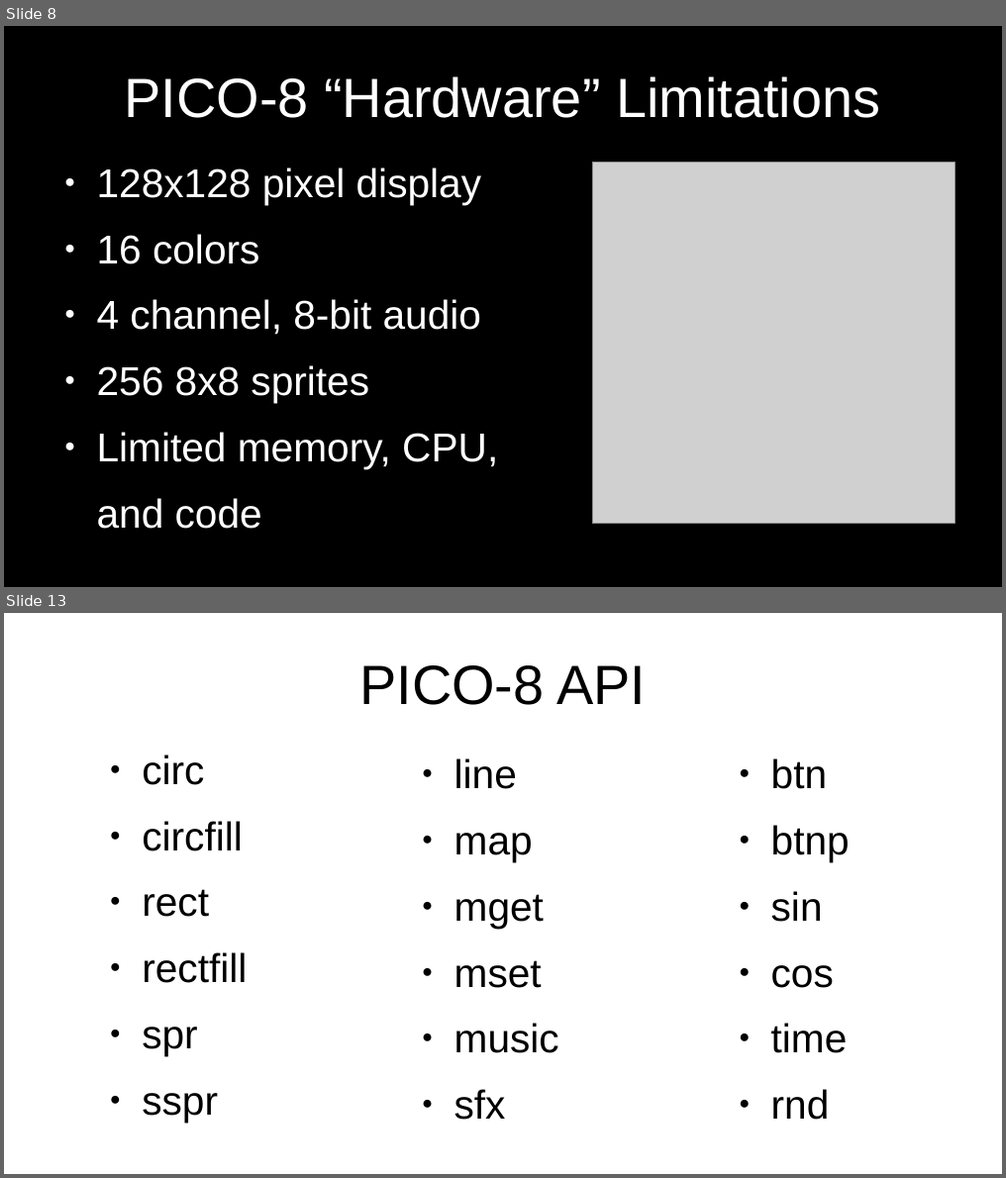
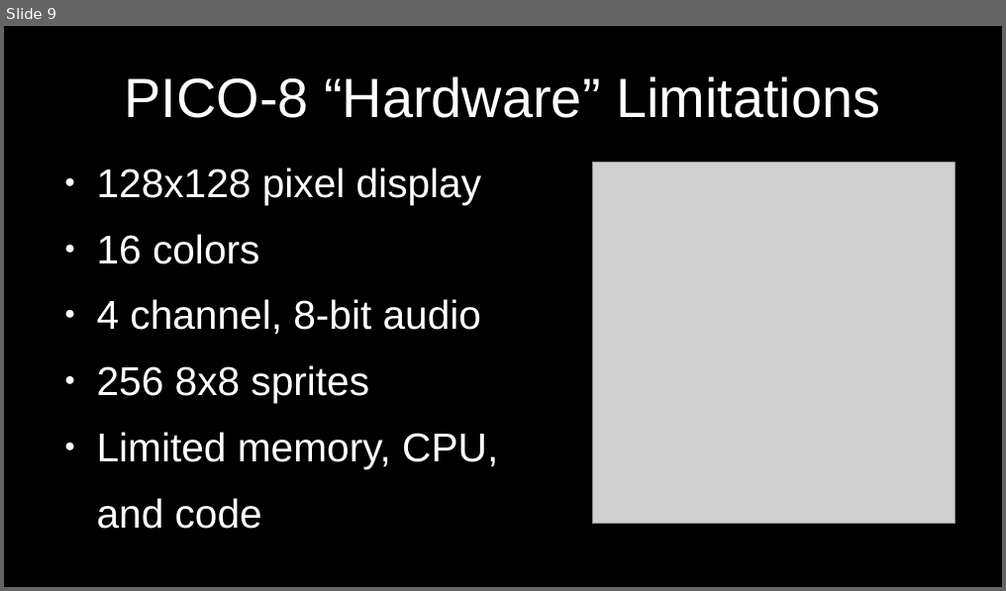
Before and after one commit to MiniMechMedia/pico8-games, a slide deck: carts/graphics-with-pico8/presentation/Graphics-With-PICO-8.odp. Shown one above the other, each under a label of ours: slides 8 and 13 before the commit, slide 9 after it; the slides between them are not shown. The pictures are 1006x1178 and 1006x591 pixels, drawn with LibreOffice and Linux fonts; fonts in the diff are those of the drawing; grey boxes stand for pictures. Boxes give left, top, right and bottom in pixels: in the first picture for what was removed or moved away, otherwise in the second. Text is boxed around its words. In the diff, an @@ line names an element or a change of style, - is before the commit and + after.

```diff
--- a/carts/graphics-with-pico8/presentation/Graphics-With-PICO-8.odp
+++ b/carts/graphics-with-pico8/presentation/Graphics-With-PICO-8.odp
@@ slide 13 removed at (4, 613, 1002, 1174), background #FFFFFF @@
@@ title removed at (359, 665, 646, 705) @@
-PICO-8 API
@@ text removed at (142, 755, 247, 1122) @@
-● circ
-● circfill
-● rect
-● rectfill
-● spr
-● sspr
@@ text removed at (454, 759, 559, 1120) @@
-● line
-● map
-● mget
-● mset
-● music
-● sfx
@@ text removed at (771, 759, 849, 1120) @@
-● btn
-● btnp
-● sin
-● cos
-● time
-● rnd
@@ what was slide 8 is now slide 9 @@
```
Also in this commit, not shown: 1 slide changed, 3 slides added, 6 other slides removed, 1 other file.
